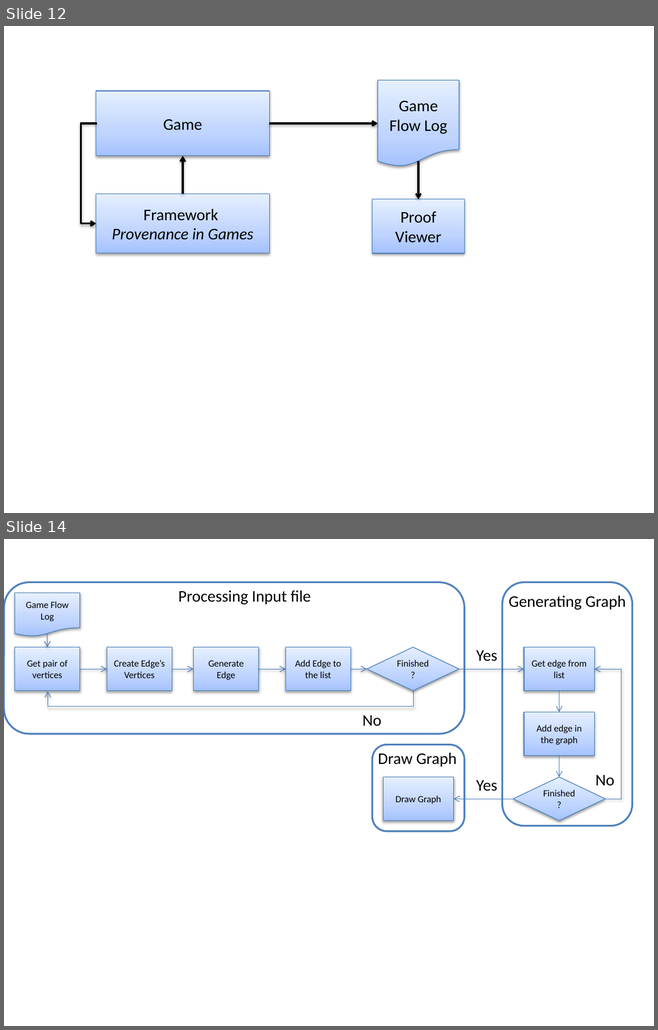
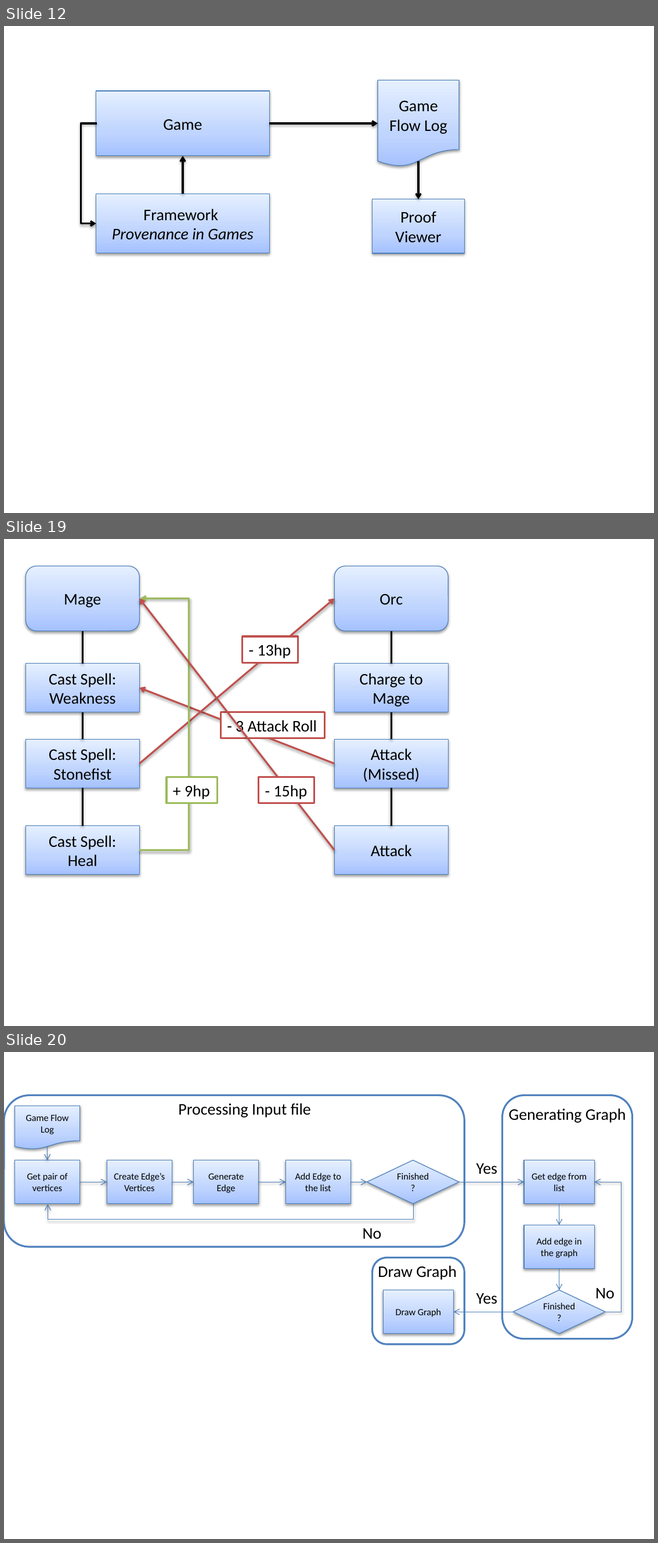
Before and after one commit to gems-uff/sdm, a slide deck: Documents/Dissertacao/dissertation_figures.pptx. Shown one above the other, each under a label of ours: slides 12 and 14 before the commit, slides 12, 19 and 20 after it; the slides between them are not shown. The pictures are 658x1030 and 658x1543 pixels, drawn with LibreOffice and Linux fonts; fonts in the diff are those of the drawing. Boxes give left, top, right and bottom in pixels: in the first picture for what was removed or moved away, otherwise in the second. Text is boxed around its words. In the diff, an @@ line names an element or a change of style, - is before the commit and + after.

```diff
--- a/Documents/Dissertacao/dissertation_figures.pptx
+++ b/Documents/Dissertacao/dissertation_figures.pptx
@@ slide 19 added at [4,539,654,1026], background #FFFFFF @@
@@ rounded rectangle added at [25,566,139,631], fill gradient #A4C4FF to #BFD4FF to #E6EEFF, outline #4B7EBC 0.75 pt, 18 pt, text #000000 @@
+Mage
@@ rounded rectangle added at [334,566,448,631], fill gradient #A4C4FF to #BFD4FF to #E6EEFF, outline #4B7EBC 0.75 pt, 18 pt, text #000000 @@
+Orc
@@ arrow added from (139, 764) to (334, 599), #C0504D 2 pt @@
@@ elbow arrow added from (139, 850) to (140, 599), #9BBB59 2 pt @@
@@ arrow added from (334, 850) to (139, 599), #C0504D 2 pt @@
@@ line added from (83, 631) to (83, 664), #000000 2 pt @@
@@ rectangle added at [242,636,298,663], fill #FFFFFF, outline #C0504D 2 pt, 18 pt, text #000000 @@
+- 13hp
@@ line added from (391, 631) to (391, 664), #000000 2 pt @@
@@ rectangle added at [25,664,139,712], fill gradient #A4C4FF to #BFD4FF to #E6EEFF, outline #4B7EBC 0.75 pt, 18 pt, text #000000 @@
+Cast Spell:
+Weakness
@@ rectangle added at [334,664,448,712], fill gradient #A4C4FF to #BFD4FF to #E6EEFF, outline #4B7EBC 0.75 pt, 18 pt, text #000000 @@
+Charge to Mage
@@ arrow added from (334, 764) to (139, 687), #C0504D 2 pt @@
@@ line added from (83, 712) to (83, 739), #000000 2 pt @@
@@ rectangle added at [220,712,324,739], fill #FFFFFF, outline #C0504D 2 pt, 18 pt, text #000000 @@
+- 3 Attack Roll
@@ line added from (391, 712) to (391, 739), #000000 2 pt @@
@@ rectangle added at [25,739,139,788], fill gradient #A4C4FF to #BFD4FF to #E6EEFF, outline #4B7EBC 0.75 pt, 18 pt, text #000000 @@
+Cast Spell:
+Stonefist
@@ rectangle added at [334,739,448,788], fill gradient #A4C4FF to #BFD4FF to #E6EEFF, outline #4B7EBC 0.75 pt, 18 pt, text #000000 @@
+Attack (Missed)
@@ rectangle added at [166,777,217,803], fill #FFFFFF, outline #9BBB59 2 pt, 18 pt, text #000000 @@
++ 9hp
@@ rectangle added at [259,777,314,803], fill #FFFFFF, outline #C0504D 2 pt, 18 pt, text #000000 @@
+- 15hp
@@ line added from (83, 788) to (83, 826), #000000 2 pt @@
@@ line added from (391, 788) to (391, 826), #000000 2 pt @@
@@ rectangle added at [25,826,139,875], fill gradient #A4C4FF to #BFD4FF to #E6EEFF, outline #4B7EBC 0.75 pt, 18 pt, text #000000 @@
+Cast Spell:
+Heal
@@ rectangle added at [334,826,448,875], fill gradient #A4C4FF to #BFD4FF to #E6EEFF, outline #4B7EBC 0.75 pt, 18 pt, text #000000 @@
+Attack
@@ what was slide 14 is now slide 20 @@
```
Also in this commit, not shown: 1 slide changed, 5 other slides added, 2 other files.
